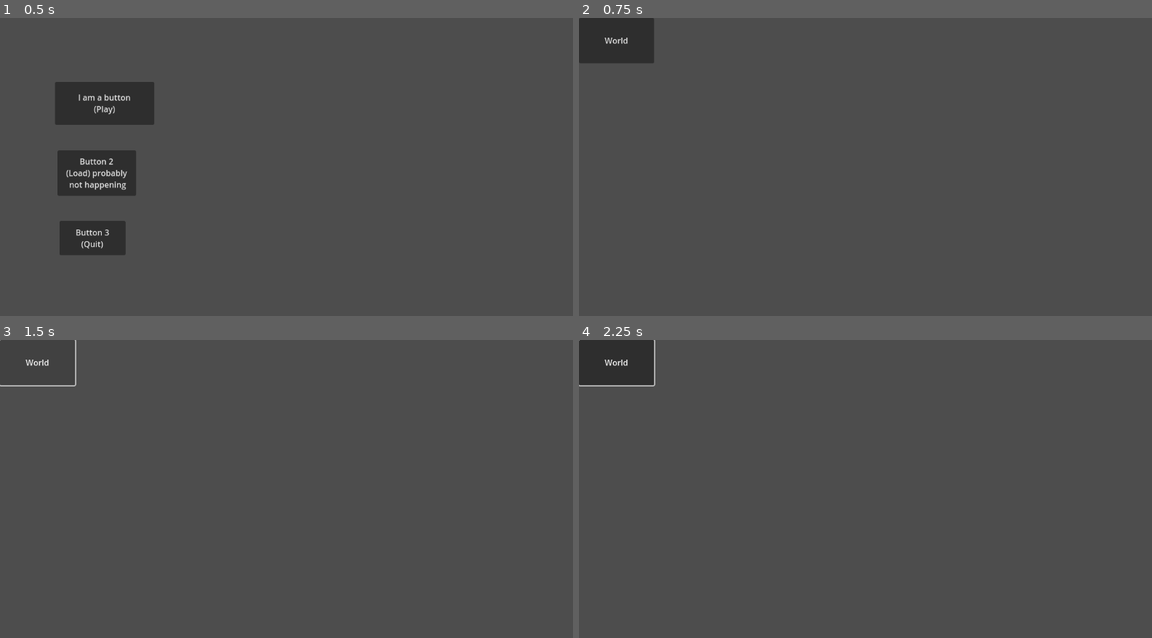
Above: before the commit, frames 1-4 (two rows, left to right).
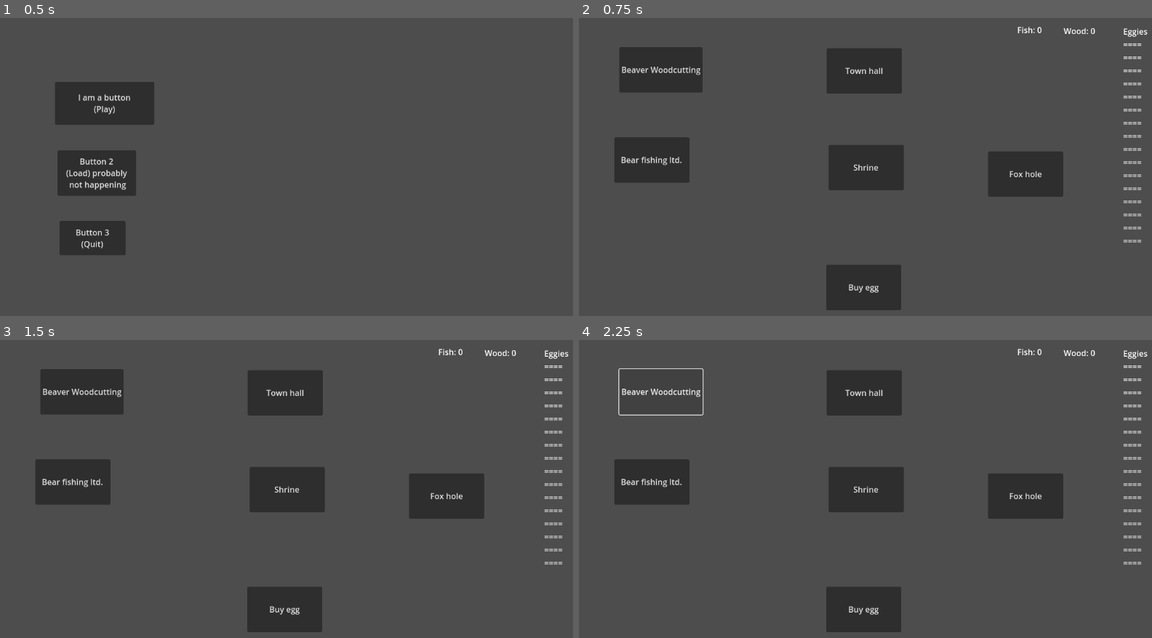
Above: after the commit, the same moments.

Repository: EirikaDoesntCode/Pond-Woodland-Renewable
Game: Godot game, scene res://main.tscn
The game is run twice, just before and just after one commit, with the same random seed, the same clock (stepped at 60 frames per second) and the same inputs. The project has no main scene, so this scene is started directly.
Inputs (mouse positions are in pixels of both pictures, inside the frame that each line leads up to):
- Up to frame 1 (0.5 s): no input
- Up to frame 2 (0.75 s): click "I am a button (Play)" at 0.5 s
- Up to frame 3 (1.5 s): click (40, 363) at 1.25 s, where only the run before the commit has a clickable "World"
- Up to frame 4 (2.25 s): click (659, 390) at 2 s, where only the run after the commit has a clickable "Beaver Woodcutting"

Frame 1 is identical in both runs. In frame 2, 14% of the frame differs, in the area x 0-100%, y 0-99%; in frame 3, 12%; in frame 4, 12%.
Error after the commit: Parse Error: Unexpected "Identifier" in class body. (res://Fish.gd:8)

Commit message:
Some buttons and label: layout

Diff:
--- /dev/null
+++ b/Fish.gd
@@ -0,0 +1,11 @@
+extends Label
+
+
+# Called when the node enters the scene tree for the first time.
+func _ready():
+	pass # Replace with function body.
+
+text = fish_count;
+# Called every frame. 'delta' is the elapsed time since the previous frame.
+func _process(delta):
+	pass
--- /dev/null
+++ b/world.gd
@@ -0,0 +1,13 @@
+extends Node2D
+
+
+# Called when the node enters the scene tree for the first time.
+func _ready():
+	var egg_meter_perc;
+	var fish_count;
+	var wood_count;
+
+
+# Called every frame. 'delta' is the elapsed time since the previous frame.
+func _process(delta):
+	pass
--- a/world.tscn
+++ b/world.tscn
@@ -1,8 +1,87 @@
-[gd_scene format=3 uid="uid://qq470stoqdju"]
+[gd_scene load_steps=3 format=3 uid="uid://qq470stoqdju"]
+
+[ext_resource type="Script" path="res://world.gd" id="1_iowbh"]
+[ext_resource type="Script" path="res://Fish.gd" id="2_ww6fr"]
 
 [node name="World" type="Node2D"]
+script = ExtResource("1_iowbh")
 
-[node name="Button" type="Button" parent="."]
-offset_right = 149.0
-offset_bottom = 90.0
-text = "World"
+[node name="Beaver" type="Button" parent="."]
+offset_left = 80.0
+offset_top = 58.0
+offset_right = 245.0
+offset_bottom = 148.0
+text = "Beaver Woodcutting"
+
+[node name="FoxHole" type="Button" parent="."]
+offset_left = 811.0
+offset_top = 265.0
+offset_right = 960.0
+offset_bottom = 355.0
+text = "Fox hole"
+
+[node name="BuyEgg" type="Button" parent="."]
+offset_left = 490.0
+offset_top = 490.0
+offset_right = 639.0
+offset_bottom = 580.0
+text = "Buy egg"
+
+[node name="TownHall" type="Button" parent="."]
+offset_left = 491.0
+offset_top = 60.0
+offset_right = 640.0
+offset_bottom = 150.0
+text = "Town hall"
+
+[node name="Shrine" type="Button" parent="."]
+offset_left = 495.0
+offset_top = 252.0
+offset_right = 644.0
+offset_bottom = 342.0
+text = "Shrine"
+
+[node name="BearLtd" type="Button" parent="."]
+offset_left = 70.0
+offset_top = 237.0
+offset_right = 219.0
+offset_bottom = 327.0
+text = "Bear fishing ltd."
+
+[node name="Fish" type="Label" parent="."]
+offset_left = 869.0
+offset_top = 12.0
+offset_right = 932.0
+offset_bottom = 40.0
+text = "Fish: 0"
+script = ExtResource("2_ww6fr")
+
+[node name="Wood" type="Label" parent="."]
+offset_left = 961.0
+offset_top = 14.0
+offset_right = 1024.0
+offset_bottom = 42.0
+text = "Wood: 0"
+
+[node name="Wood2" type="Label" parent="."]
+offset_left = 1079.0
+offset_top = 15.0
+offset_right = 1142.0
+offset_bottom = 457.0
+text = "Eggies
+====
+====
+====
+====
+====
+====
+====
+====
+====
+====
+====
+====
+====
+====
+====
+===="
